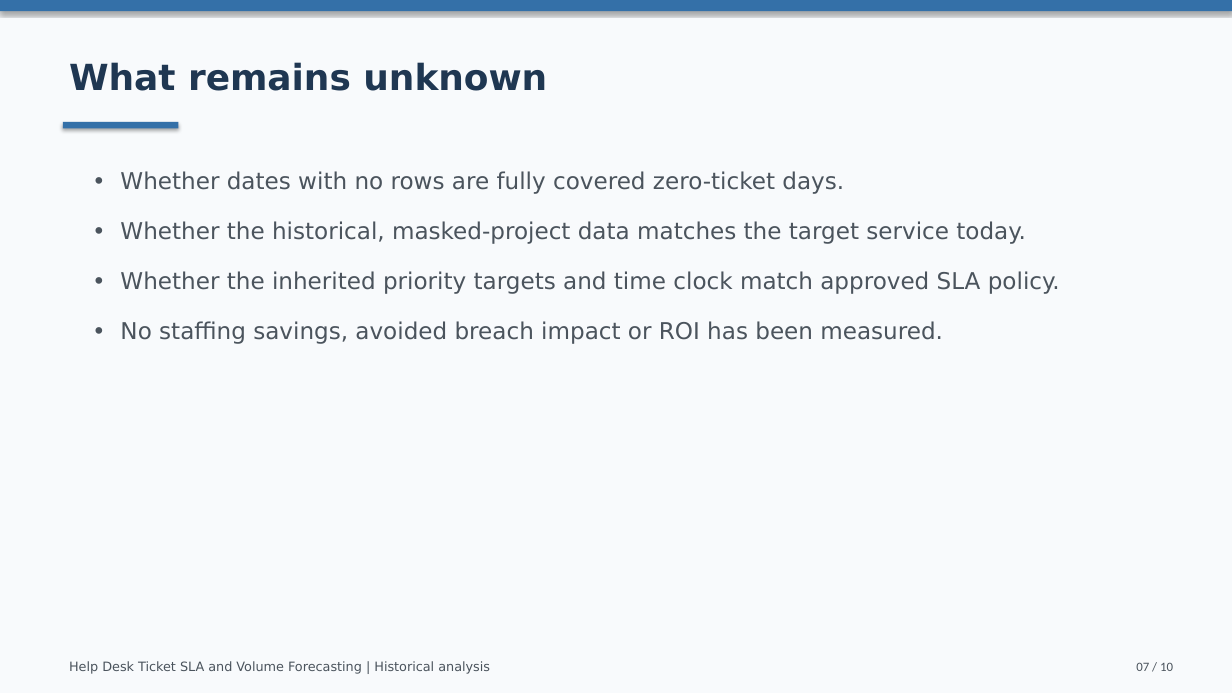
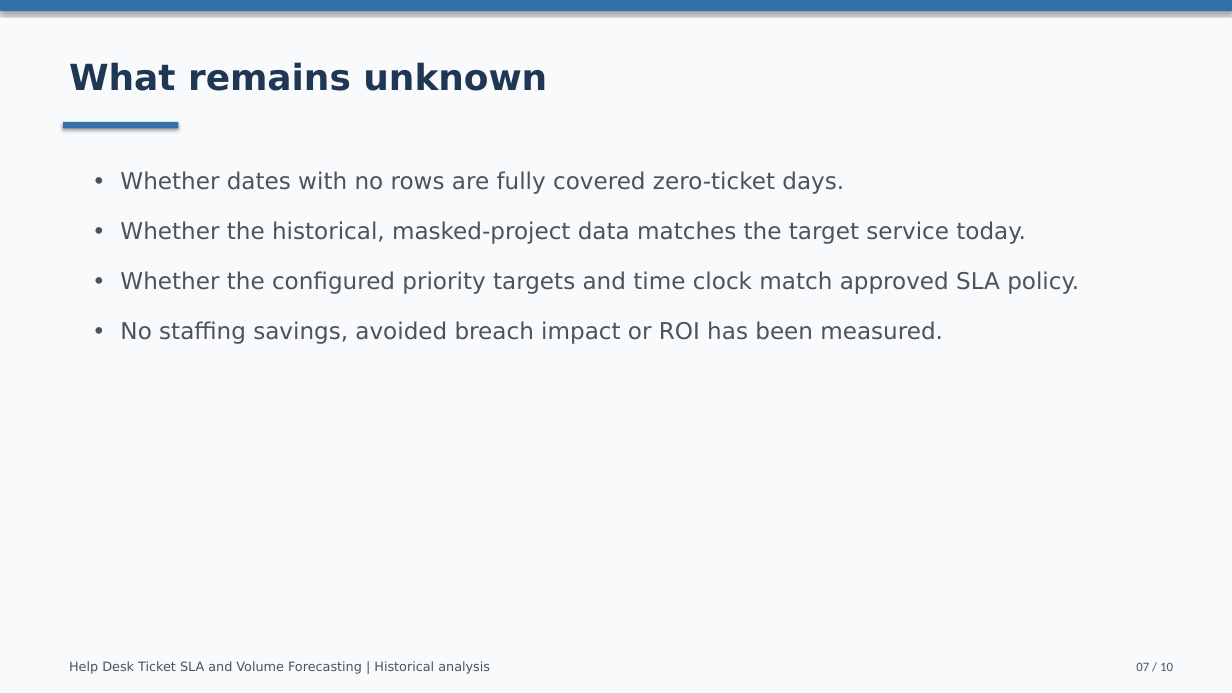
Before and after one commit to iristacey/Heldpdesk_SLA_VolForecast_AIM_capstone, a slide deck: slide 7 of presentations/business_capstone.pptx. Drawn at 1232x693 pixels with LibreOffice and Linux fonts; fonts in the diff are those of the drawing. Boxes give left, top, right and bottom in pixels: in the first picture for what was removed or moved away, otherwise in the second. Text is boxed around its words. In the diff, an @@ line names an element or a change of style, - is before the commit and + after.

```diff
--- a/presentations/business_capstone.pptx
+++ b/presentations/business_capstone.pptx
@@ text at (120,271,1079,294): text changed @@
-• Whether the inherited priority targets and time clock match approved SLA policy.
+• Whether the configured priority targets and time clock match approved SLA policy.
```
Also in this commit, not shown: 1 other slide changed, 34 other files.
